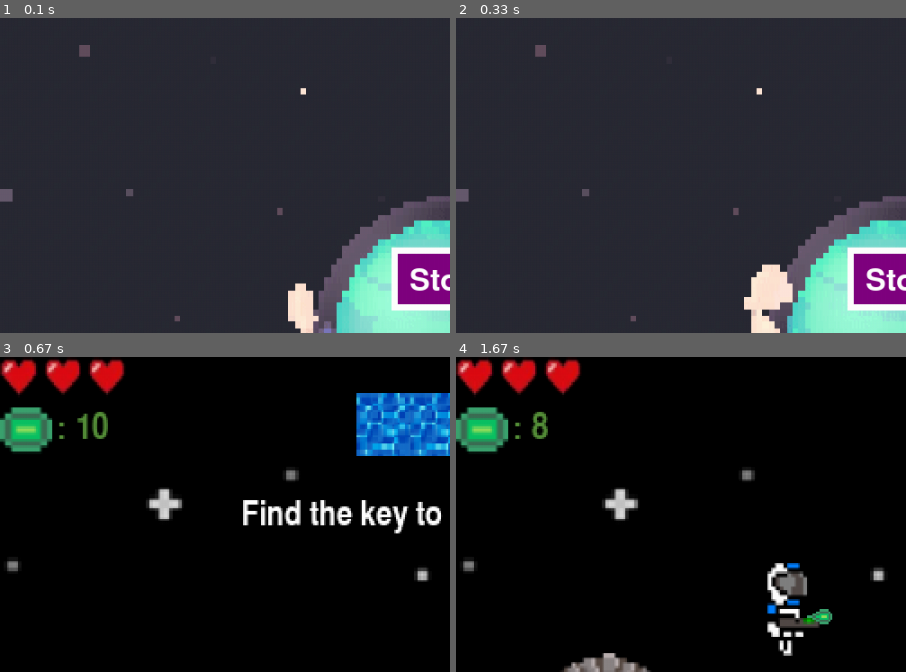
Above: before the commit, frames 1-4 (two rows, left to right).
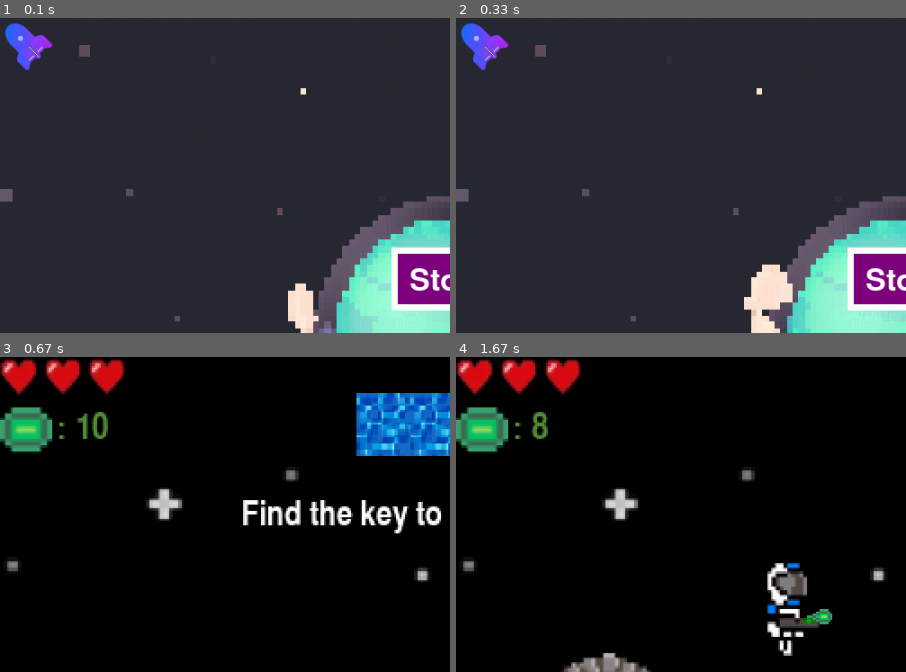
Above: after the commit, the same moments.

Repository: nnnniger/pyGame_project_
Game: pygame game, started from main.py
Two runs of this game, one before a commit and one after it. Both use one fixed random seed, a clock stepped at 60 frames per second and the inputs below.
Inputs (mouse positions are % of the whole screen's width and height, from its top left):
- Up to frame 1 (0.1 s): no input
- Up to frame 2 (0.33 s): no input
- Up to frame 3 (0.67 s): press the mouse at (50, 41) at 0.37 s; move the mouse to (61, 45) at 0.47 s; release the mouse at (73, 48) at 0.6 s
- Up to frame 4 (1.67 s): hold Right 0.67-1.13 s; move the mouse to (46, 23) at 0.7 s; hold Up 1.17-1.47 s; move the mouse to (42, 46) at 1.2 s; tap Space at 1.23, 1.57 s; hold Right from 1.5 s (still down); move the mouse to (17, 14) at 1.53 s
The pictures show only the part of the screen within x 0-50%, y 0-50%; the shares and areas given below are measured in that part.

The runs differ from the first frame. In frame 1, 0.8% of the frame differs, in the area x 1-12%, y 1-17%; in frame 2, 0.8%; in frame 3, nothing differs; in frame 4, nothing differs.

Commit message:
добавлен курсор в главное меню

Diff:
--- a/main.py
+++ b/main.py
@@ -61,8 +61,22 @@
     show_text("Are you sure to exit?", 48, width // 2 - 185, height // 3)
     draw_button(300, 400, 100, 70, purple_normal, purple_hover, "Yes", yes_action)
     draw_button(550, 400, 90, 70, purple_normal, purple_hover, "No", no_action)
+    if pygame.mouse.get_focused():
+        cursor.update()
+        cursor.draw(screen)
 
 
+def get_mouse_pos(mouse_pos):
+    cursor_sprite.rect.x = mouse_pos[0]
+    cursor_sprite.rect.y = mouse_pos[1]
+
+
+cursor = pygame.sprite.Group()
+cursor_sprite = pygame.sprite.Sprite()
+cursor_sprite.image = pygame.image.load("images/cursor.png")
+cursor_sprite.rect = cursor_sprite.image.get_rect()
+
+cursor.add(cursor_sprite)
 
 
 def start_screen():
@@ -72,7 +86,7 @@
     is_quit = None
 
     while True:
-
+        pygame.mouse.set_visible(False)
         # print(is_quit)
         bg_image = list_for_bg_images[bg_anim_count % len(list_for_bg_images)]
         bg_image = pygame.transform.scale(bg_image, WINDOW_SIZE)
@@ -83,6 +97,9 @@
         draw_button(435, 255, 130, 70, purple_normal, purple_hover, "Story", start_lvl1_)
         draw_button(410, 355, 180, 70, purple_normal, purple_hover, "Parkour", start_endless)
 
+        if pygame.mouse.get_focused():
+            cursor.update()
+            cursor.draw(screen)
 
         if is_quit == True:
             quit()
@@ -90,13 +107,14 @@
         for event in pygame.event.get():  # отслеживаний действий игрока
             if event.type == QUIT:
                 is_quit = True
-                print(1)
+            if event.type == pygame.MOUSEMOTION:
+                get_mouse_pos(event.pos)
 
         # print(is_quit)
-
 
         pygame.display.update()
         clock.tick(60)
 
+
 if __name__ == '__main__':
     start_screen()
